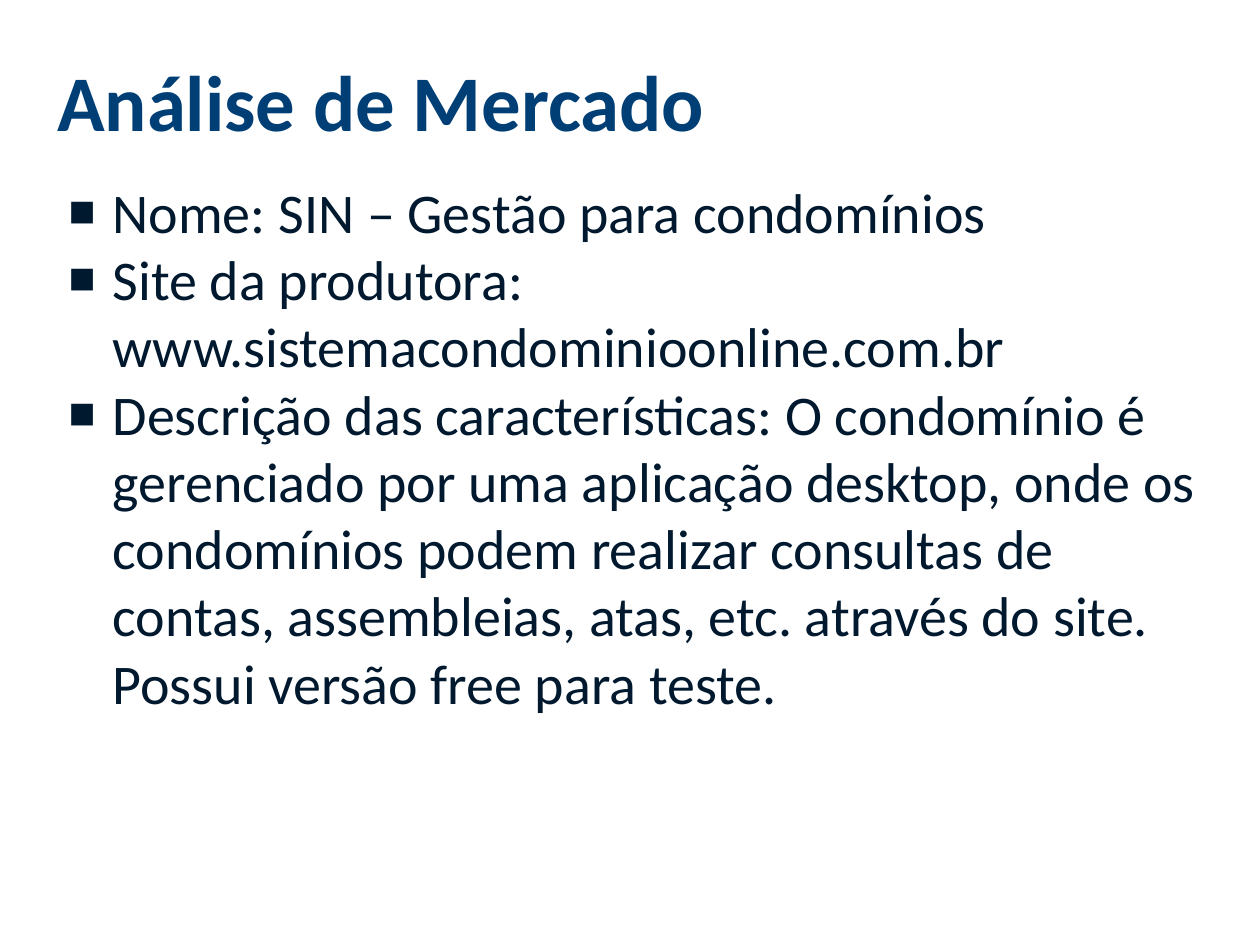
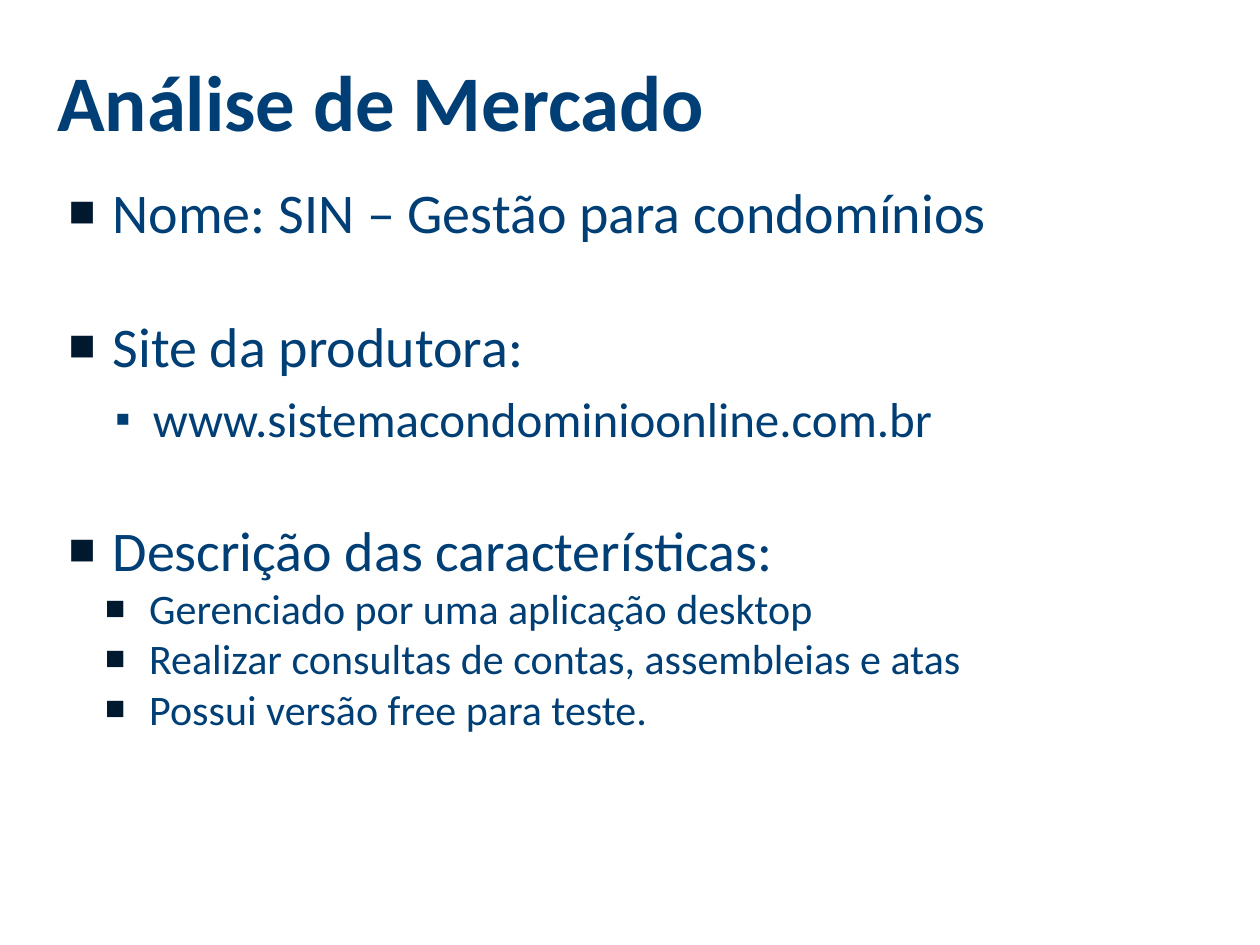
Before and after one commit to viniciussouza1210/Central-Cond, a slide deck: slide 15 of PROPOSTA/Apresentação Proposta - Central Cond.pptx (slide 16 before the commit). Drawn at 1260x945 pixels with LibreOffice and Linux fonts; fonts in the diff are those of the drawing; background and template pictures are left out. Boxes give left, top, right and bottom in pixels: in the first picture for what was removed or moved away, otherwise in the second. Text is boxed around its words. In the diff, an @@ line names an element or a change of style, - is before the commit and + after.

```diff
--- a/PROPOSTA/Apresentação Proposta - Central Cond.pptx
+++ b/PROPOSTA/Apresentação Proposta - Central Cond.pptx
@@ text at bbox=[113, 194, 985, 242]: text colour #00192F to #003F75 in "Nome: SIN – Gestão para condomínios" @@
@@ text at bbox=[113, 328, 961, 732]: text changed; size 32 to 24 pt; text colour #00192F to #003F75 @@
-■ Site da produtora: www.sistemacondominioonline.com.br
-■ Descrição das características: O condomínio é gerenciado por uma aplicação desktop, onde os condomínios podem realizar consultas de contas, assembleias, atas, etc. através do site. Possui versão free para teste.
+■ Site da produtora:
+  ▪ www.sistemacondominioonline.com.br
+■ Descrição das características:
+    ■ Gerenciado por uma aplicação desktop
+    ■ Realizar consultas de contas, assembleias e atas
+    ■ Possui versão free para teste.
```
Also in this commit, not shown: 10 other slides changed, 2 slides removed.
